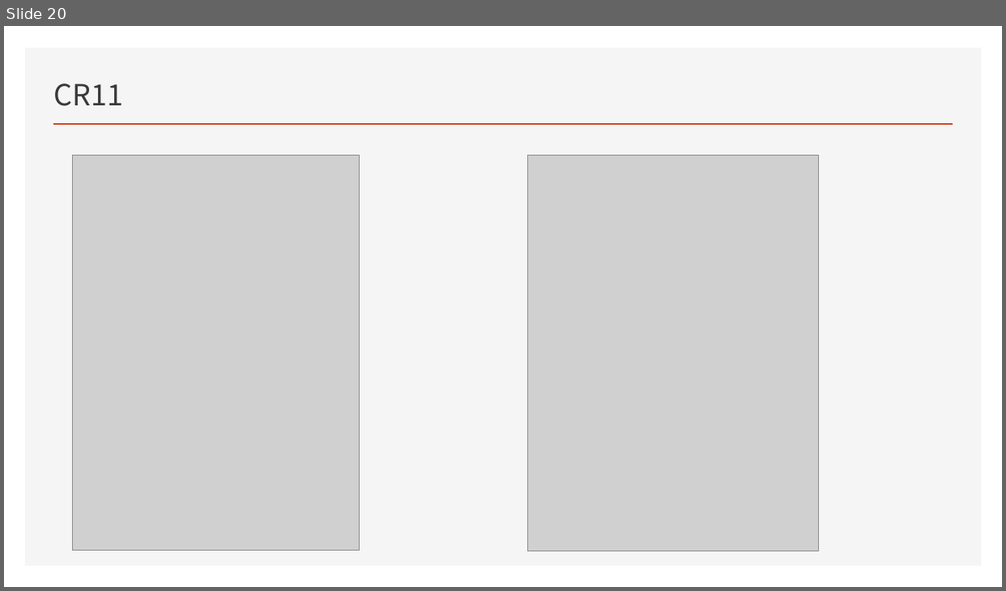
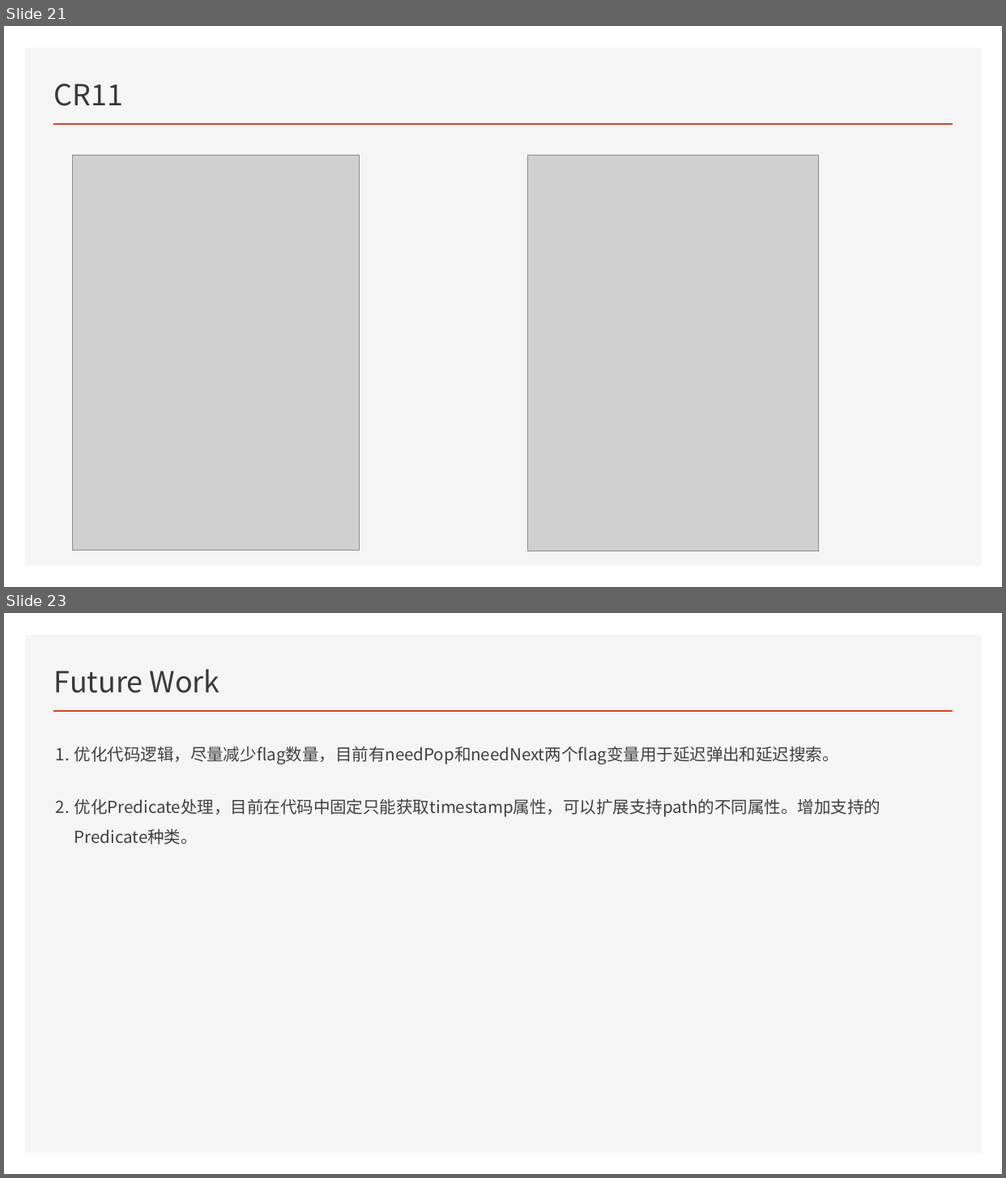
Before and after one commit to peace-dove/demo, a slide deck: transfer/4.3.pptx. Shown one above the other, each under a label of ours: slide 20 before the commit, slides 21 and 23 after it; the slides between them are not shown. The pictures are 1006x591 and 1006x1178 pixels, drawn with LibreOffice and Linux fonts; fonts in the diff are those of the drawing; grey boxes stand for pictures. Boxes give left, top, right and bottom in pixels: in the first picture for what was removed or moved away, otherwise in the second. Text is boxed around its words. In the diff, an @@ line names an element or a change of style, - is before the commit and + after.

```diff
--- a/transfer/4.3.pptx
+++ b/transfer/4.3.pptx
@@ slide 23 added at bbox=[4, 613, 1002, 1174], background #FFFFFF; not listed: 2 template elements that a slide beside it also shows @@
@@ title added at bbox=[54, 669, 220, 693], 28 pt, text #3B3838 @@
+Future Work
@@ text added at bbox=[74, 746, 880, 845], 16 pt, text #404040 @@
+1. 优化代码逻辑，尽量减少flag数量，目前有needPop和needNext两个flag变量用于延迟弹出和延迟搜索。
+2. 优化Predicate处理，目前在代码中固定只能获取timestamp属性，可以扩展支持path的不同属性。增加支持的Predicate种类。
@@ what was slide 20 is now slide 21 @@
```
Also in this commit, not shown: 10 slides changed, 1 other slide added, 4 slides removed.
